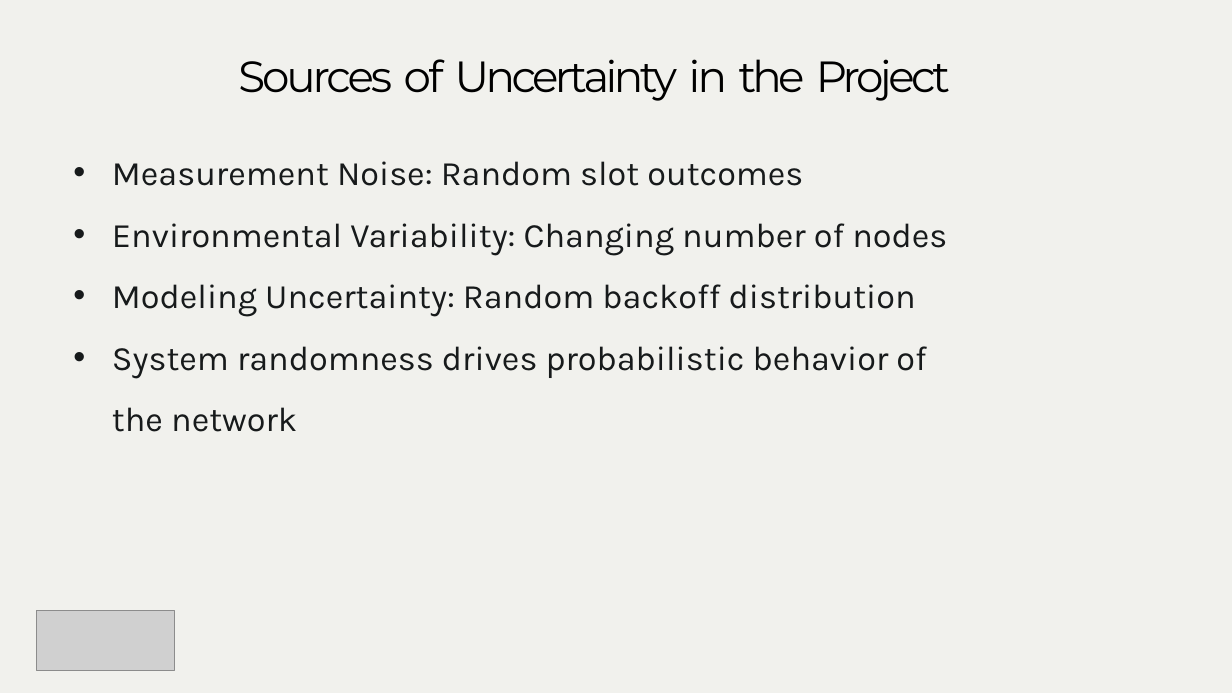
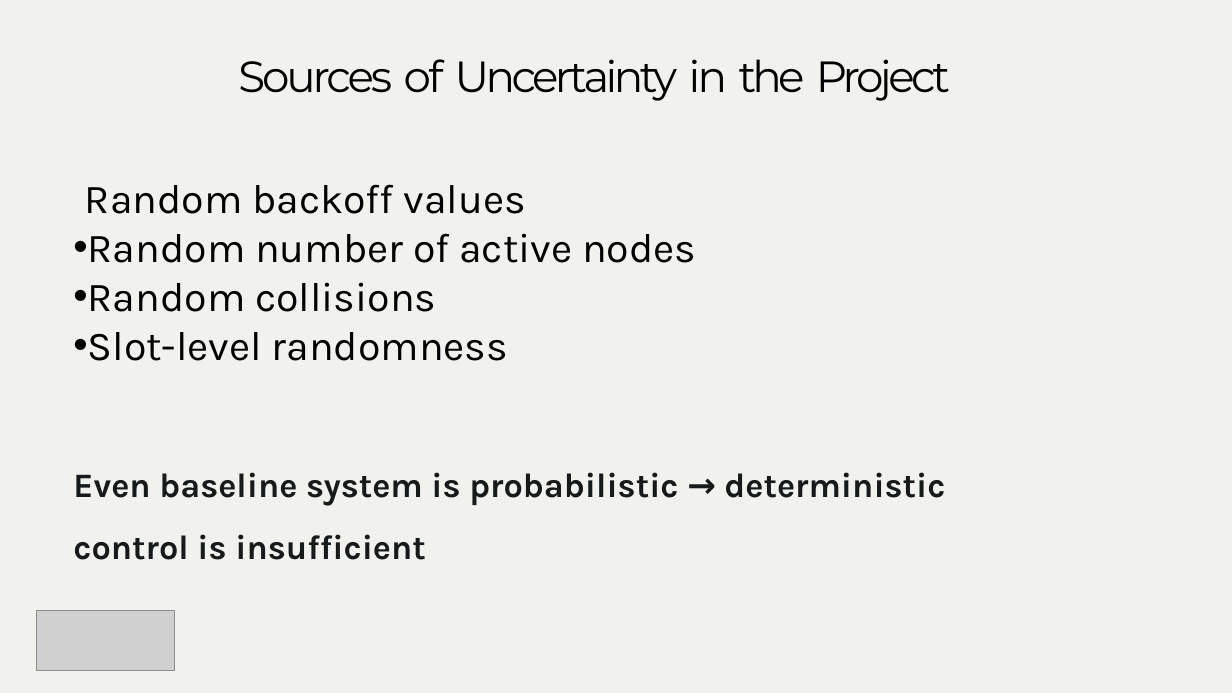
Before and after one commit to pratika719/beb-probabilistic-network-simulator, a slide deck: slide 5 of g13_s1_net/Milestone-3_s1_g13_net/PPT for video/Milestone 3_ppt.pptx. Drawn at 1232x693 pixels with LibreOffice and Linux fonts; fonts in the diff are those of the drawing; grey boxes stand for pictures; background and template pictures are left out. Boxes give left, top, right and bottom in pixels: in the first picture for what was removed or moved away, otherwise in the second. Text is boxed around its words. In the diff, an @@ line names an element or a change of style, - is before the commit and + after.

```diff
--- a/g13_s1_net/Milestone-3_s1_g13_net/PPT for video/Milestone 3_ppt.pptx
+++ b/g13_s1_net/Milestone-3_s1_g13_net/PPT for video/Milestone 3_ppt.pptx
@@ text at bbox=[73, 184, 945, 560]: text changed; size 40 to 48 pt; text colour #171A1B to #000000 @@
-• Measurement Noise: Random slot outcomes
-• Environmental Variability: Changing number of nodes
-• Modeling Uncertainty: Random backoff distribution
-• System randomness drives probabilistic behavior of the network
+Random backoff values
+• Random number of active nodes
+• Random collisions
+• Slot-level randomness
+Even baseline system is probabilistic → deterministic control is insufficient
```
Also in this commit, not shown: 5 other slides changed, 5 slides added, 5 slides removed, 3 other files.
